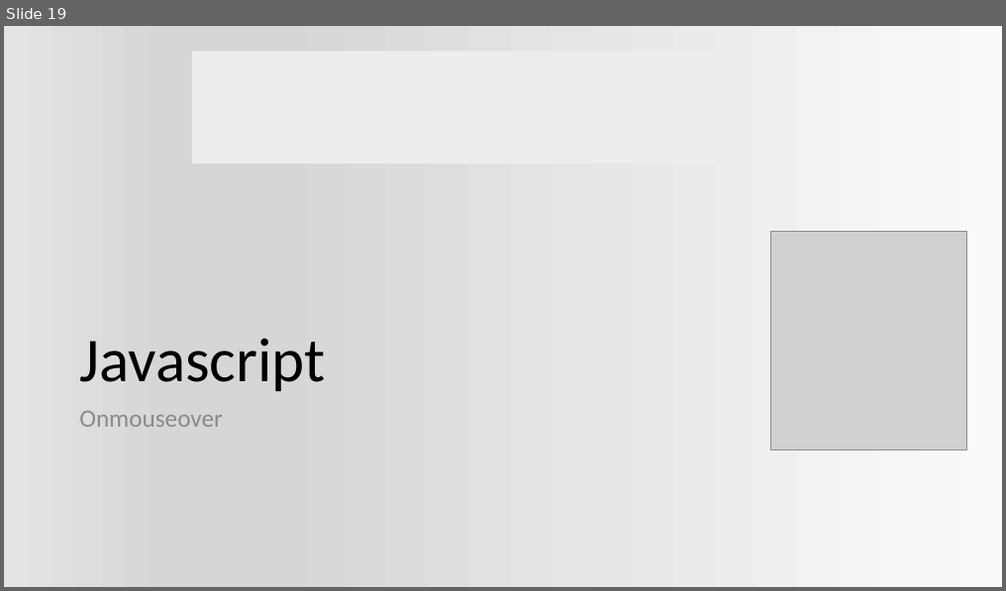
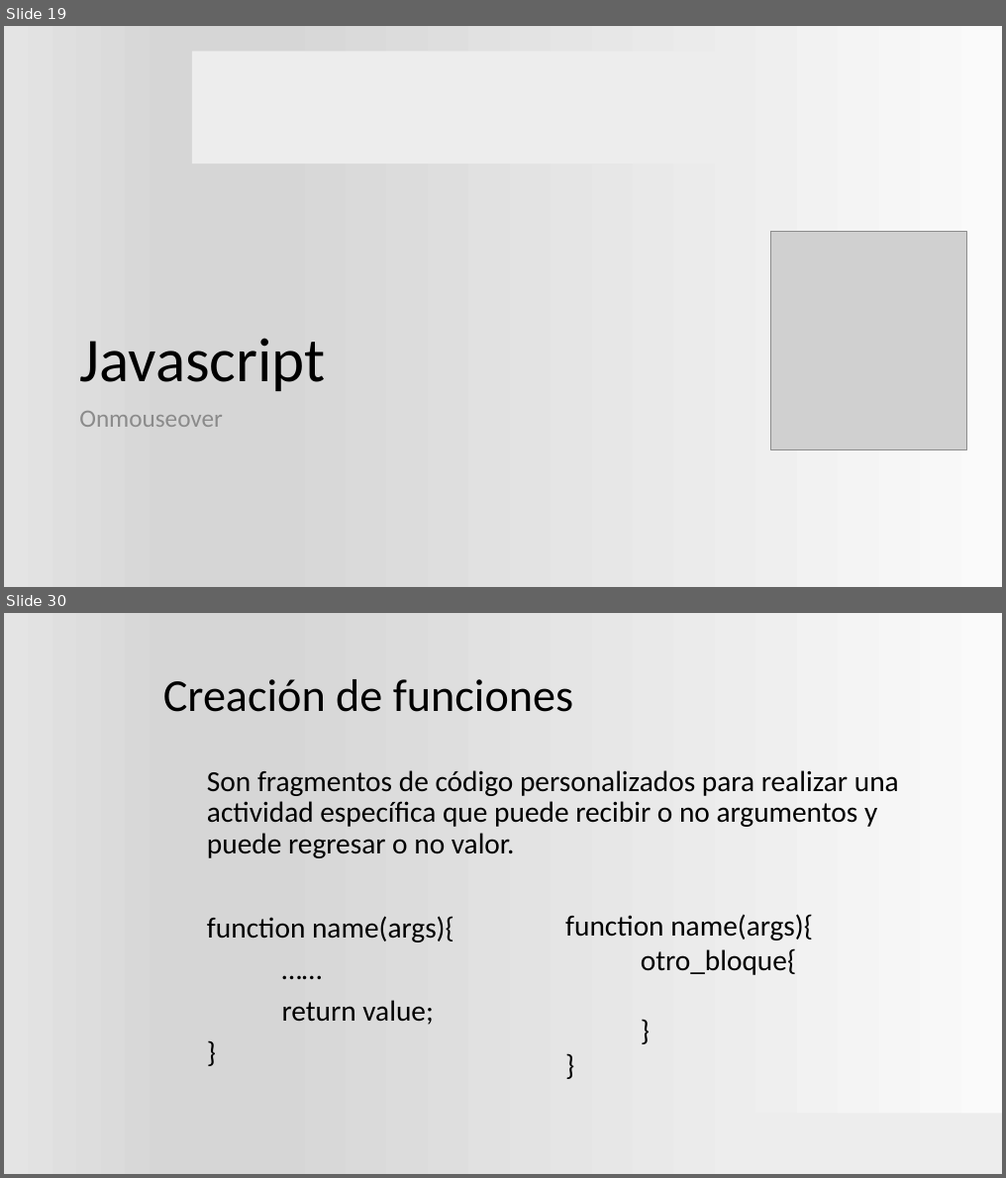
Before and after one commit to ProfVillegas/CECyTe, a slide deck: Aplicacion_js.pptx. Shown one above the other, each under a label of ours: slide 19 before the commit, slides 19 and 30 after it; the slides between them are not shown. The pictures are 1006x591 and 1006x1178 pixels, drawn with LibreOffice and Linux fonts; fonts in the diff are those of the drawing; grey boxes stand for pictures; background and template pictures are left out. Boxes give left, top, right and bottom in pixels: in the first picture for what was removed or moved away, otherwise in the second. Text is boxed around its words. In the diff, an @@ line names an element or a change of style, - is before the commit and + after.

```diff
--- a/Aplicacion_js.pptx
+++ b/Aplicacion_js.pptx
@@ slide 30 added at (4,613,1002,1174), background gradient #FAFAFA to #D7D7D7 to #E4E4E4 @@
@@ title added at (163,679,573,712), 44 pt, text #000000 @@
+Creación de funciones
@@ text added at (207,770,899,1025), 28 pt, text #000000 @@
+Son fragmentos de código personalizados para realizar una actividad específica que puede recibir o no argumentos y puede regresar o no valor.
+function name(args){
+……
+return value;
+}
@@ text added at (565,914,813,975), 28 pt, text #000000 @@
+function name(args){
+otro_bloque{
+}
+}
@@ rectangle added at (719,1114,1002,1174), fill #EDEDED @@
```
Also in this commit, not shown: 1 slide changed, 28 other slides added, 1 other file.
